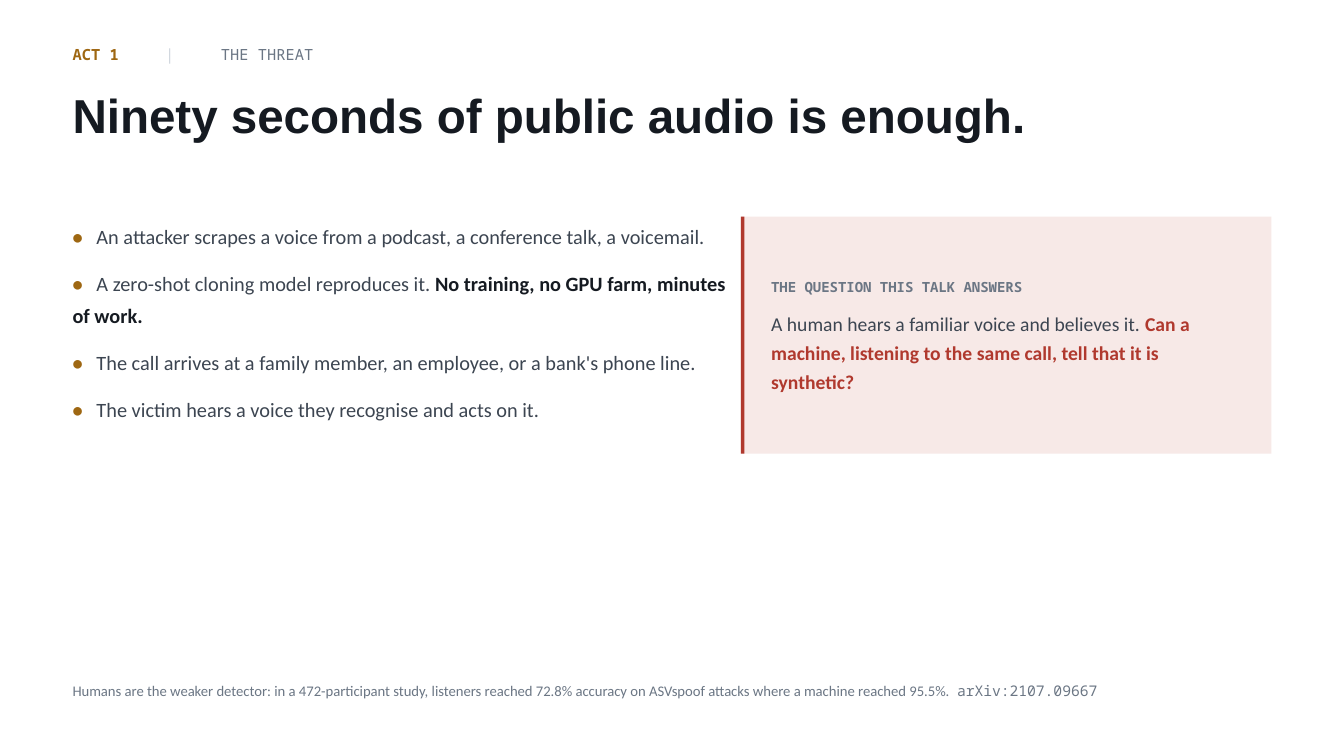
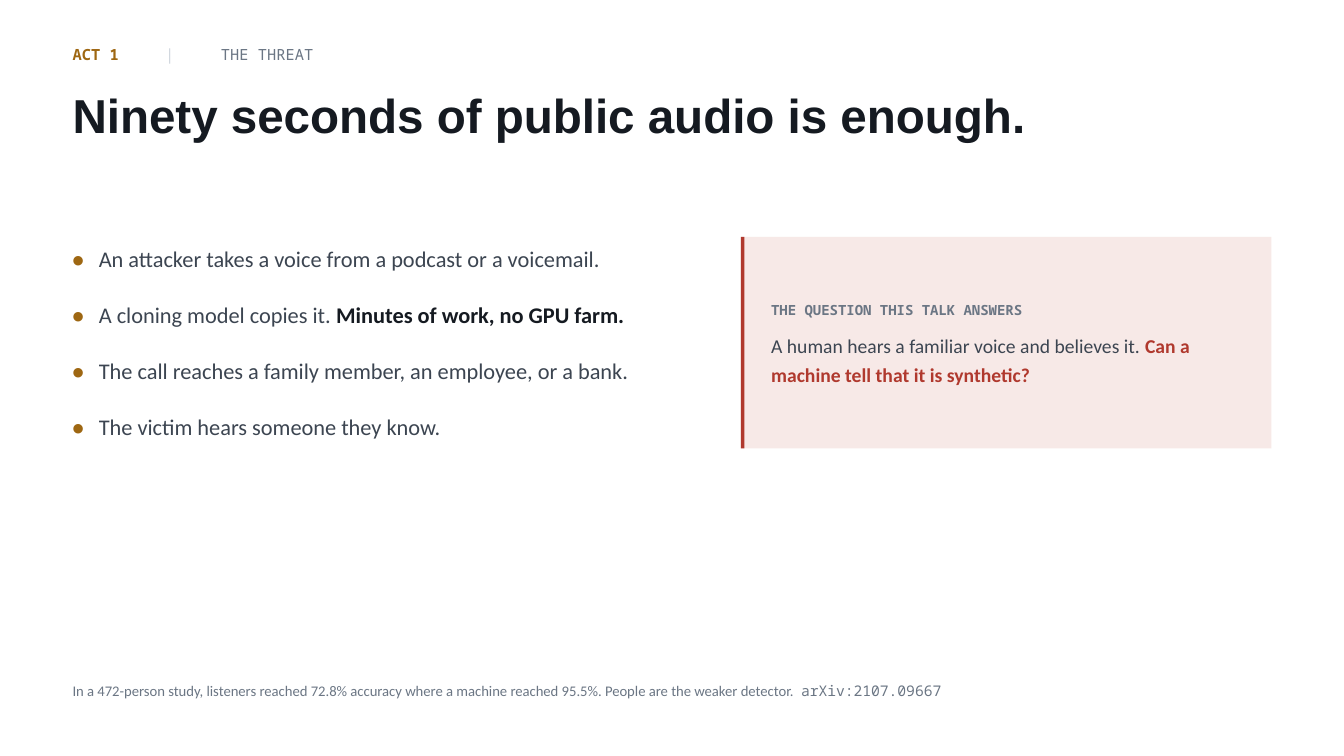
Before and after one commit to mertBiricik/vishing, a slide deck: slide 2 of slides/proposal.pptx. Drawn at 1344x756 pixels with LibreOffice and Linux fonts; fonts in the diff are those of the drawing. Boxes give left, top, right and bottom in pixels: in the first picture for what was removed or moved away, otherwise in the second. Text is boxed around its words. In the diff, an @@ line names an element or a change of style, - is before the commit and + after.

```diff
--- a/slides/proposal.pptx
+++ b/slides/proposal.pptx
@@ rectangle: place and size @@
-rectangle at box(741, 217, 1271, 454)
+rectangle at box(741, 237, 1271, 449)
@@ rectangle: place and size @@
-rectangle at box(741, 217, 745, 454)
+rectangle at box(741, 237, 745, 449)
@@ text at box(99, 251, 628, 439): text changed; size 14.5 to 16 pt @@
-• An attacker scrapes a voice from a podcast, a conference talk, a voicemail.
-• A zero-shot cloning model reproduces it. No training, no GPU farm, minutes of work.
-• The call arrives at a family member, an employee, or a bank's phone line.
-• The victim hears a voice they recognise and acts on it.
+• An attacker takes a voice from a podcast or a voicemail.
+• A cloning model copies it. Minutes of work, no GPU farm.
+• The call reaches a family member, an employee, or a bank.
+• The victim hears someone they know.
@@ text "THE QUESTION THIS TALK ANSWERS": place and size @@
-text "THE QUESTION THIS TALK ANSWERS" at box(771, 282, 1190, 392)
+text "THE QUESTION THIS TALK ANSWERS" at box(771, 305, 1190, 385)
@@ text at box(771, 339, 1190, 385): text changed; text colour #B0392E to #3C4551; bold off @@
-A human hears a familiar voice and believes it. Can a machine, listening to the same call, tell that it is synthetic?
+A human hears a familiar voice and believes it. Can a machine tell that it is synthetic?
@@ text at box(73, 685, 941, 699): text changed @@
-Humans are the weaker detector: in a 472-participant study, listeners reached 72.8% accuracy on ASVspoof attacks where a machine reached 95.5%. arXiv:2107.09667
+In a 472-person study, listeners reached 72.8% accuracy where a machine reached 95.5%. People are the weaker detector. arXiv:2107.09667
```
Also in this commit, not shown: 5 other slides changed, 6 slides added, 9 slides removed, 4 other files.
